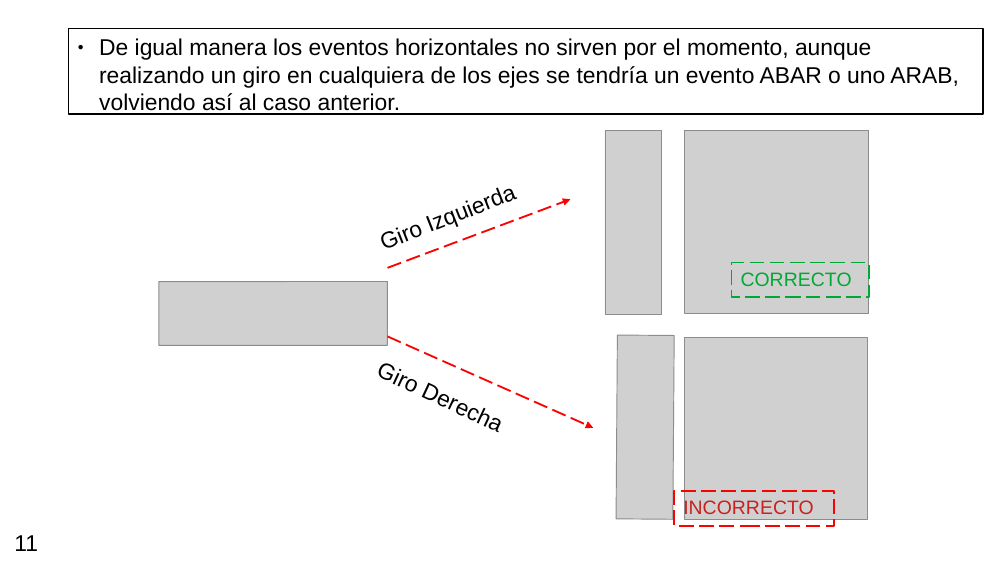
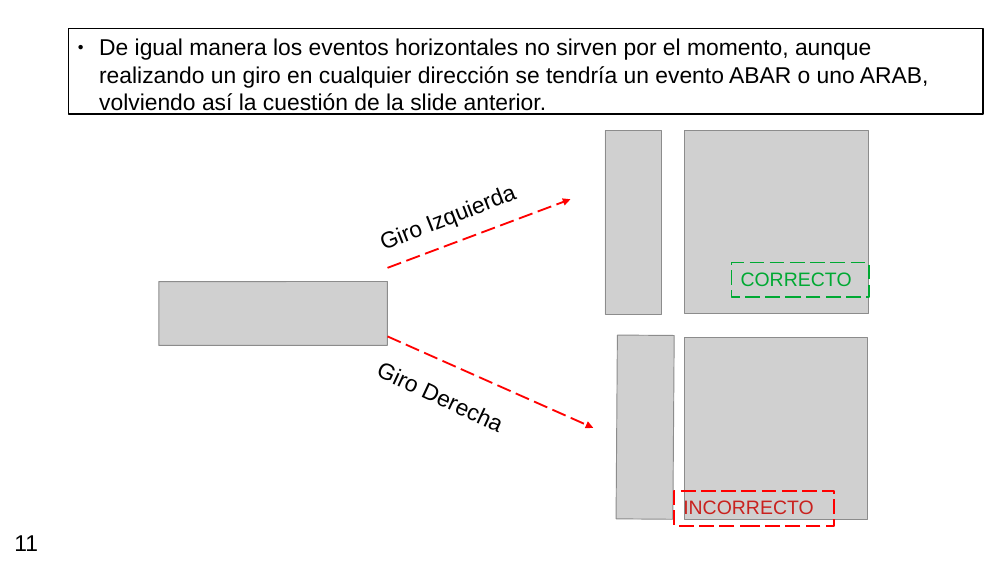
Before and after one commit to mausanram/CodigosICN, a slide deck: slide 11 of Presentaciones/Presentacion_TESIS_16AGO24.odp. Drawn at 1008x567 pixels with LibreOffice and Linux fonts; fonts in the diff are those of the drawing; grey boxes stand for pictures. Boxes give left, top, right and bottom in pixels: in the first picture for what was removed or moved away, otherwise in the second. Text is boxed around its words. In the diff, an @@ line names an element or a change of style, - is before the commit and + after.

```diff
--- a/Presentaciones/Presentacion_TESIS_16AGO24.odp
+++ b/Presentaciones/Presentacion_TESIS_16AGO24.odp
@@ text in rectangle at (99, 38, 929, 115): text changed @@
-● De igual manera los eventos horizontales no sirven por el momento, aunque realizando un giro en cualquiera de los ejes se tendría un evento ABAR o uno ARAB, volviendo así al caso anterior.
+● De igual manera los eventos horizontales no sirven por el momento, aunque realizando un giro en cualquier dirección se tendría un evento ABAR o uno ARAB, volviendo así la cuestión de la slide anterior.
```
Also in this commit, not shown: 8 other slides changed, 33 other files.
